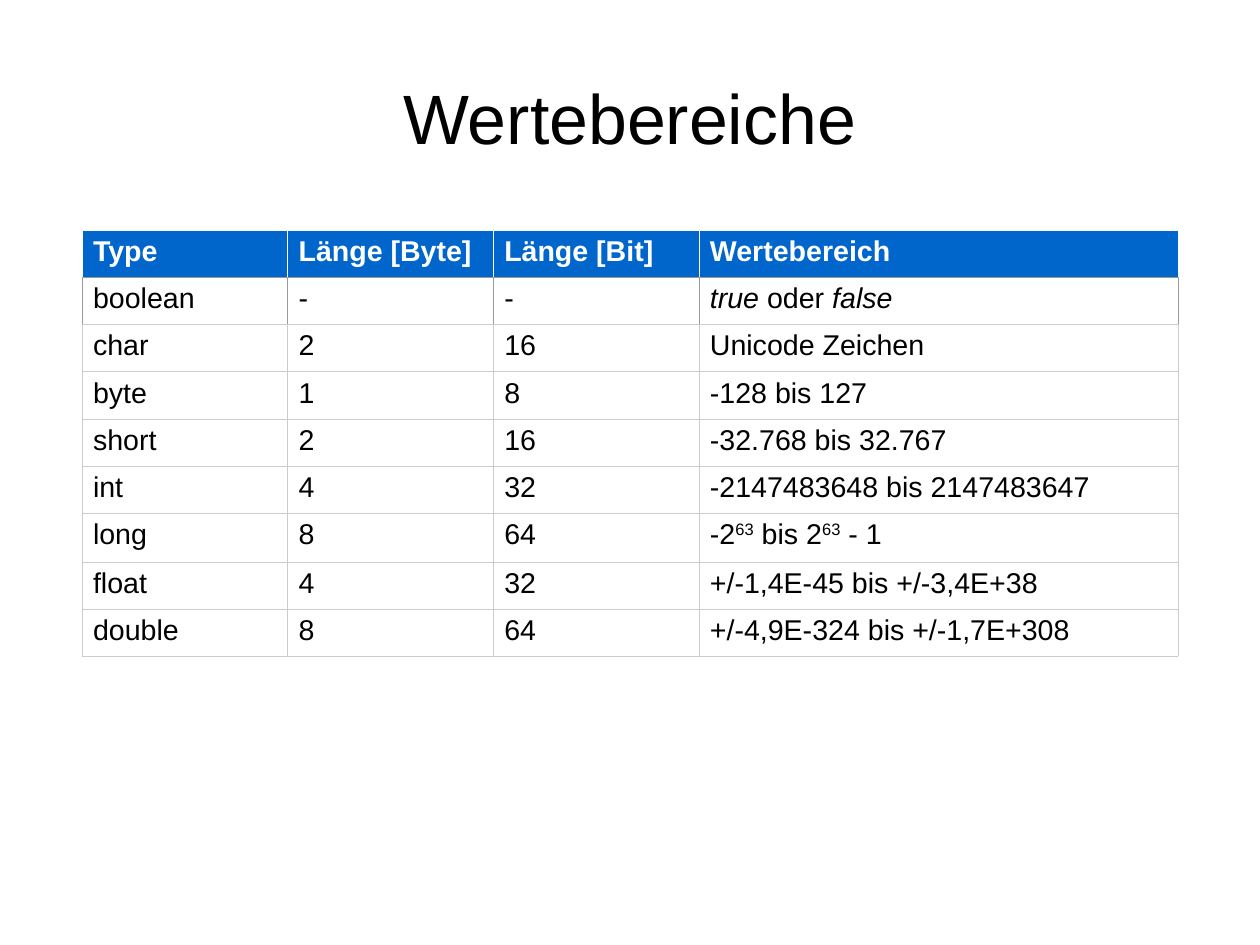
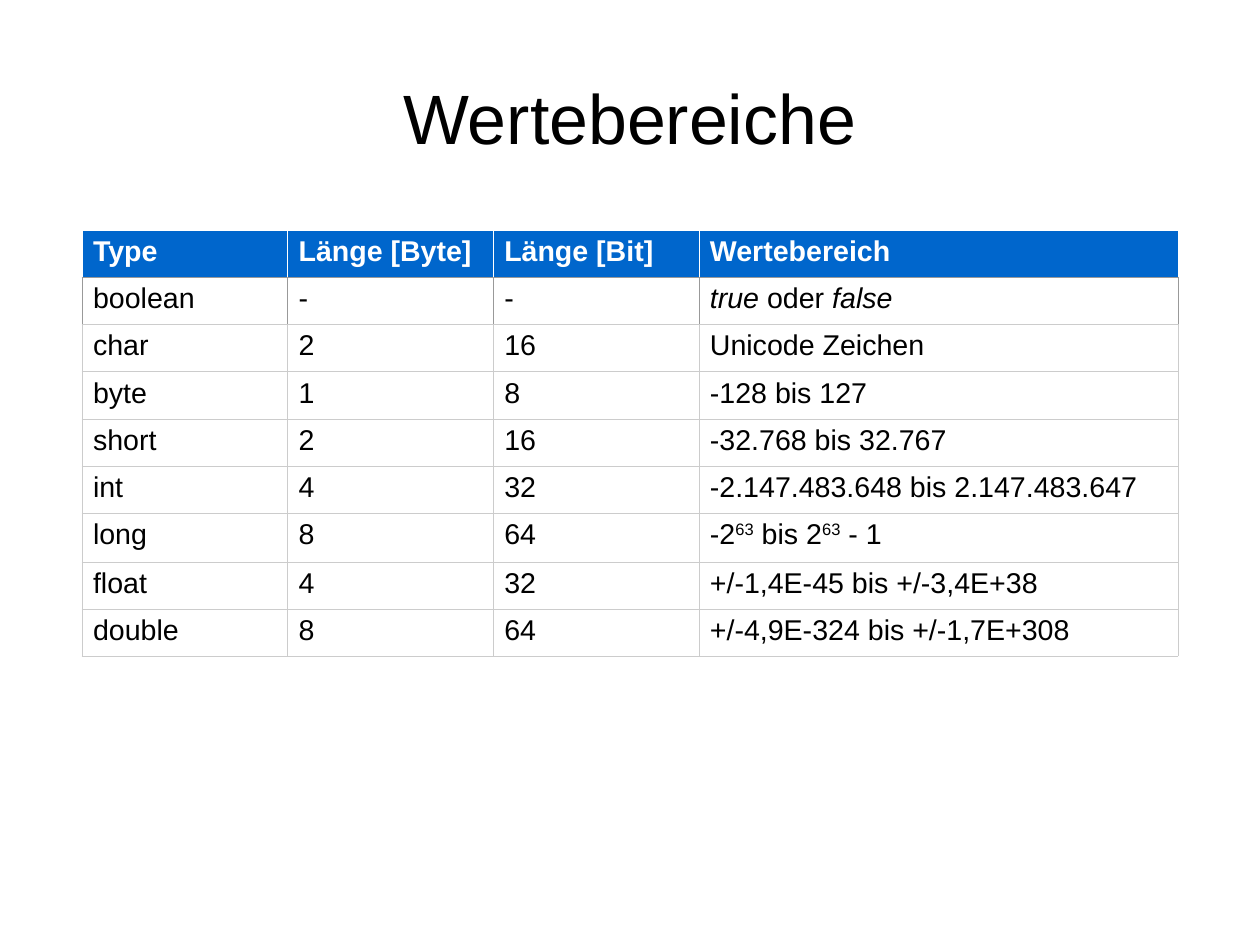
Before and after one commit to phdu/vorkurs, a slide deck: slide 10 of Tag_1/folien_tag_1.odp (slide 9 before the commit). Drawn at 1260x945 pixels with LibreOffice and Linux fonts; fonts in the diff are those of the drawing. Boxes give left, top, right and bottom in pixels: in the first picture for what was removed or moved away, otherwise in the second. Text is boxed around its words. In the diff, an @@ line names an element or a change of style, - is before the commit and + after.

```diff
--- a/Tag_1/folien_tag_1.odp
+++ b/Tag_1/folien_tag_1.odp
@@ table at (82, 230, 1180, 656) @@
-row 6, column 4: -2147483648 bis 2147483647
+row 6, column 4: -2.147.483.648 bis 2.147.483.647
```
Also in this commit, not shown: 4 other slides changed, 1 slide added.
